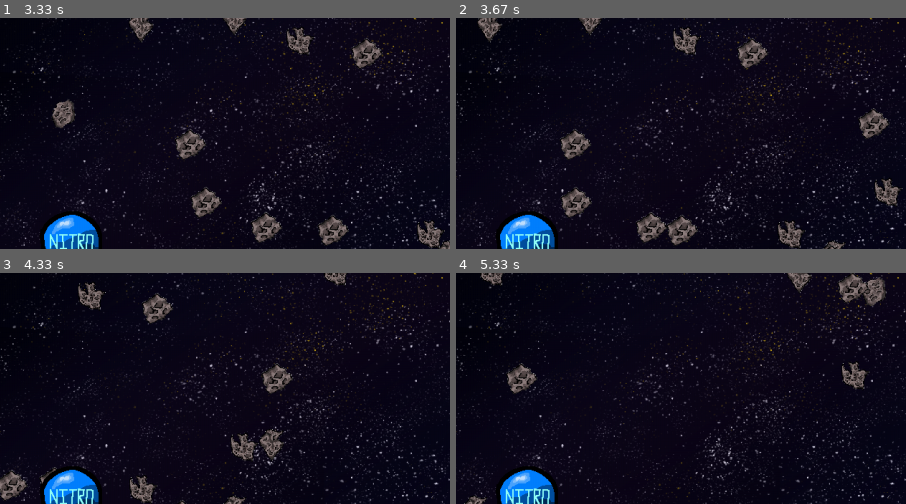
Above: before the commit, frames 1-4 (two rows, left to right).
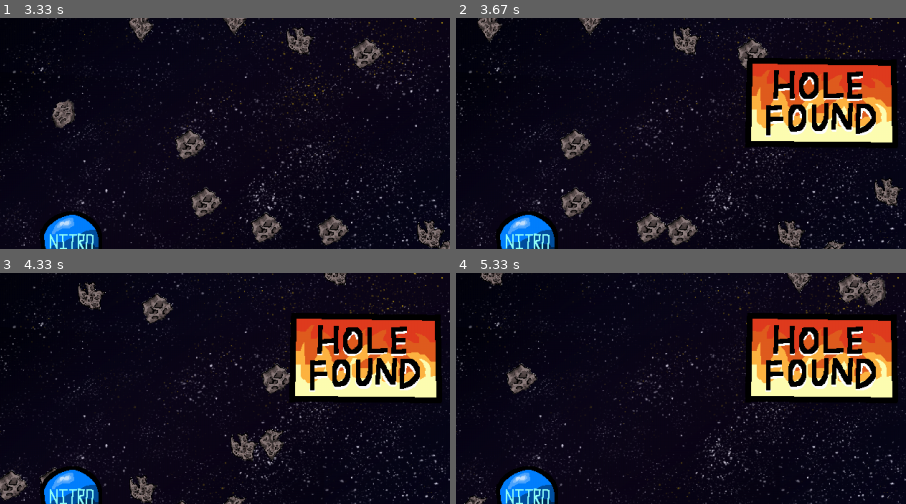
Above: after the commit, the same moments.

Repository: shar1738/SPDS-Pygame
Game: pygame game, started from Scene/exterior.py
Two runs of this game, one before a commit and one after it. Both use one fixed random seed, a clock stepped at 60 frames per second and the inputs below.
Inputs:
- Up to frame 1 (3.33 s): tap Space at 0.33 s; hold Up 1.17-1.63 s; hold Right 1.67-2.13 s; hold Left 2.17-2.7 s; hold Down 2.73-3.03 s; hold Left from 3.07 s (still down)
- Up to frame 2 (3.67 s): release Left at 3.47 s; hold Up from 3.5 s (still down)
- Up to frame 3 (4.33 s): release Up at 3.87 s; hold Right from 3.9 s (still down)
- Up to frame 4 (5.33 s): release Right at 4.53 s; hold Down 4.57-4.93 s; hold Left from 4.97 s (still down)
The pictures show only the part of the screen within x 9-59%, y 33-83%; the shares and areas given below are measured in that part.

Frame 1 is identical in both runs. In frame 2, 9.3% of the frame differs, in the area x 64-99%, y 17-57%; in frame 3, 9.2%; in frame 4, 9.3%.

Commit message:
hole pop up working FINALLY and more interior stuff

Diff:
--- a/Entities/asteroids.py
+++ b/Entities/asteroids.py
@@ -3,87 +3,82 @@
 from functions import Animation
 import settings as S
 
-
 IS_INV = False
+ASTEROID_SIZE = (50, 50)
+INV_DURATION_FRAMES = 120  # 2 seconds at 60 FPS
+DAMAGE_AMOUNT = 25
 
 # Configuration for asteroid assets
 ASSET_CONFIG = {
     f"asteroid{i}": {
         "paths": [f"Assets/images/asteroid{i}.png"],
-        "size": (50, 50),
+        "size": ASTEROID_SIZE,
         "hitbox_offset": (12.5, 12.5, 25, 25),
     }
     for i in range(1, 5)
 }
 
+
 class Asteroids:
     def __init__(self):
-        # Preload one-frame animations for each asteroid type
-        self.assets = {}
-        for name, cfg in ASSET_CONFIG.items():
-            anim = Animation(cfg["paths"], cfg.get("speed", 0.1), cfg.get("size"))
-            self.assets[name] = {
-                "image": anim.get_current_frame(),
+        self.assets = {
+            name: {
+                "image": Animation(cfg["paths"], cfg.get("speed", 0.1), cfg["size"]).get_current_frame(),
                 "hitbox_offset": cfg["hitbox_offset"],
             }
+            for name, cfg in ASSET_CONFIG.items()
+        }
 
-        self.asteroid_list  = []
-        self.spawn_timer    = 0      # ms until next spawn
+        self.asteroid_list = []
+        self.spawn_timer = 0
         self.spawn_interval = 150
         self.is_inv = IS_INV
         self.inv_timer = 0
         self.can_spawn = True
 
-
     def calc_right(self):
-        return S.SCREEN_WIDTH + 50
+        """Return the rightmost off-screen spawn position for asteroids."""
+        return S.SCREEN_WIDTH + ASTEROID_SIZE[0]
 
     def spawn_rand(self, amount=1):
+        """Spawn a random number of asteroids."""
         for _ in range(amount):
             name, data = random.choice(list(self.assets.items()))
-            img         = data["image"]
-            offset      = data["hitbox_offset"]
+            img = data["image"]
+            offset = data["hitbox_offset"]
 
             x = self.calc_right()
             y = random.randint(0, S.SCREEN_HEIGHT - img.get_height())
             speed = random.uniform(3, 5)
 
             self.asteroid_list.append({
-                "image":        img,
-                "pos":          [x, y],
-                "speed":        speed,
+                "image": img,
+                "pos": [x, y],
+                "speed": speed,
                 "hitbox_offset": offset,
             })
 
-
-    def calculate_hitbox(self, pos, offset):
+    @staticmethod
+    def calculate_hitbox(pos, offset):
+        """Return a pygame.Rect for the asteroid's hitbox based on offset."""
         ox, oy, w, h = offset
-        return pg.Rect(
-            int(pos[0] + ox),
-            int(pos[1] + oy),
-            int(w),
-            int(h)
-        )
+        return pg.Rect(int(pos[0] + ox), int(pos[1] + oy), int(w), int(h))
 
     def update(self, dt):
-        """
-        Advance spawn timer and generate new asteroids as needed.
-        """
+        """Advance spawn timer and generate new asteroids as needed."""
         self.spawn_timer -= dt
-        if self.spawn_timer <= 0 and self.can_spawn == True:
+        if self.spawn_timer <= 0 and self.can_spawn:
             self.spawn_timer += self.spawn_interval
             self.spawn_rand(1)
 
-
     def update_and_draw(self, screen, ship):
         """
-        Move asteroids, test collisions with `ship`, draw them,
-        handle game over, and remove any that collided or went off-screen.
+        Move asteroids, check collisions with the ship, draw them,
+        and clean up those that go off-screen or collide.
         """
         if pg.display.get_surface() is None:
             return
 
-        # Decrease invulnerability timer
         if self.is_inv:
             self.inv_timer -= 1
             if self.inv_timer <= 0:
@@ -92,15 +87,13 @@
         to_remove = []
 
         for a in self.asteroid_list:
-            # Move left; speed up if ship is boosting
+            # Move left; faster if ship is boosting
             speed_factor = 1.5 if getattr(ship, 'is_boosting', False) else 1.0
             a["pos"][0] -= a["speed"] * speed_factor
 
-            # Collision detection using pixel-perfect masks
             asteroid_mask = pg.mask.from_surface(a["image"])
             asteroid_rect = a["image"].get_rect(topleft=(int(a["pos"][0]), int(a["pos"][1])))
 
-            # Compute the offset between the ship and asteroid for mask overlap
             offset = (
                 asteroid_rect.left - ship.rect.left,
                 asteroid_rect.top - ship.rect.top
@@ -108,25 +101,22 @@
 
             if ship.mask.overlap(asteroid_mask, offset):
                 if not self.is_inv:
-                    ship.take_damage(25)
+                    ship.take_damage(DAMAGE_AMOUNT)
                     ship.is_damaged = True
                     ship.damage_timer = 0.5
 
                     self.is_inv = True
-                    self.inv_timer = 120  # e.g., 2 seconds at 60 FPS
+                    self.inv_timer = INV_DURATION_FRAMES
 
                 to_remove.append(a)
                 continue
 
-            # Off-screen cleanup
             if asteroid_rect.right < 0:
                 to_remove.append(a)
                 continue
 
-            # Draw asteroid
             screen.blit(a["image"], (int(a["pos"][0]), int(a["pos"][1])))
 
-        # Cleanup
         for a in to_remove:
             if a in self.asteroid_list:
                 self.asteroid_list.remove(a)
--- a/Entities/ship.py
+++ b/Entities/ship.py
@@ -152,6 +152,26 @@
         self.pos.x = 150
         w, h = pg.display.get_surface().get_size()
         self.pos.y = max(0, min(h, self.pos.y))
+
+        # Update mask and rect for collision
+        current_frame = (
+            self.override_image if self.override_image else
+            self.damage_anim.get_current_frame() if self.is_damaged else
+            self.boost_anim.get_current_frame() if self.is_boosting else
+            self.basic_anim.get_current_frame()
+        )
+        rotated = pg.transform.rotozoom(current_frame, -self.angle, 1)
+        self.image = rotated
+        self.rect = rotated.get_rect(center=self.pos)
+
+        # Create and rotate hitbox
+        hitbox_surface = pg.Surface((self.hitbox_length, self.hitbox_height), pg.SRCALPHA)
+        pg.draw.rect(hitbox_surface, (255, 255, 255), (0, 0, self.hitbox_length, self.hitbox_height))
+        rotated_hitbox = pg.transform.rotozoom(hitbox_surface, -self.angle, 1)
+        offset_vector = pg.Vector2(200, 0).rotate(-self.angle)
+        self.mask = pg.mask.from_surface(self.image)
+        self.mask_rect = rotated_hitbox.get_rect(center=(self.pos + offset_vector))
+
 
     def draw(self, surface):
         # Update animation frame
@@ -177,17 +197,6 @@
         hitbox_surface = pg.Surface((self.hitbox_length, self.hitbox_height), pg.SRCALPHA)
         pg.draw.rect(hitbox_surface, (255, 255, 255), (0, 0, self.hitbox_length, self.hitbox_height))
 
-        # Apply same rotation to hitbox
-        rotated_hitbox = pg.transform.rotozoom(hitbox_surface, -self.angle, 1)
-
-        # Compute rotated offset vector for hitbox position
-        offset_x = 200  # distance forward from ship center
-        offset_vector = pg.Vector2(offset_x, 0).rotate(-self.angle)
-
-        # Store rotated mask and rect at correct hitbox position
-        self.mask = pg.mask.from_surface(self.image)
-        self.mask_rect = rotated_hitbox.get_rect(center=(self.pos + offset_vector))
-
         # Draw ship
         surface.blit(self.image, self.rect.topleft)
 
--- a/Scene/exterior.py
+++ b/Scene/exterior.py
@@ -39,7 +39,10 @@
         self.asteroids.spawn_rand(5)
         self.is_inv = IS_INV
         self.spawn_aster = True
-
+        self.hole_shown = False  # Has the hole image been triggered?
+        self.hole_start_time = None  # When did the image start showing?
+
+        #start of ui bs
         self.delivered_img  = pg.image.load("Assets/images/ui/garage_(delivered).png").convert_alpha()
         self.delivered_rect = self.delivered_img.get_rect(
             topright=(SCREEN_WIDTH + 1500, 0)
@@ -61,6 +64,7 @@
         self.costumer_lbl_info = EXT_UI_ELEMENTS["costumer_label"]
         self.pizza_timer_info = EXT_UI_ELEMENTS["pizza_timer"]
         self.esc_info = EXT_UI_ELEMENTS["esc_ship"]
+        self.hole_info = EXT_UI_ELEMENTS["hole"]
         self.font = pg.font.SysFont(None, 30)
 
         self.ui_health_img = load_scaled_image(self.health_info["paths"][0], self.health_info["size"])
@@ -68,6 +72,7 @@
         self.costumer_lbl_img = load_scaled_image(self.costumer_lbl_info["paths"][0], self.costumer_lbl_info["size"])
         self.esc_ship_img = load_scaled_image(self.esc_info["paths"][0], self.esc_info["size"])
         self.ui_costumer_img = load_scaled_image(self.costumer_info["paths"][random.randint(0, len(self.costumer_info["paths"]) - 1)],self.nitro_info["size"])
+        self.hole_img = load_scaled_image(self.hole_info["paths"][0], self.hole_info["size"])
 
         # Preload pizza timer frames
         self.pizza_timer_frames = [
@@ -84,7 +89,7 @@
         self.ui_costumer_rect = self.ui_costumer_img.get_rect(topright=(SCREEN_WIDTH, 0))
         self.costumer_lbl_rect = self.costumer_lbl_img.get_rect(topright=(SCREEN_WIDTH, 100))
         self.esc_ship_rect = self.esc_ship_img.get_rect(bottomright=(SCREEN_WIDTH - 10, SCREEN_HEIGHT - 10))
-
+        self.hole_rect = self.hole_img.get_rect(center=(SCREEN_WIDTH // 2, SCREEN_HEIGHT // 2))
 
         self.ui_health_rect = self.ui_health_img.get_rect(bottomleft=(10, SCREEN_HEIGHT - 10))
         self.ui_nitro_rect = self.ui_nitro_img.get_rect(bottomleft=(self.ui_health_rect.right + 10, SCREEN_HEIGHT - 50))
@@ -93,6 +98,7 @@
         # — health bar as before —
         max_health = 150
         step = 25
+
         index = min(
             len(self.health_info["paths"]) - 1,
             (max_health - self.player_health) // step
@@ -137,8 +143,6 @@
                 if hasattr(self, "run_out_time"):
                     del self.run_out_time
 
-
-
     def game_over(self, path):
         game_over_img = pg.image.load(path).convert_alpha()
         rect = game_over_img.get_rect(center=(SCREEN_WIDTH // 2, SCREEN_HEIGHT // 2))
@@ -154,12 +158,13 @@
         self.screen.blit(garage_img, rect.topleft)
         pg.display.flip()
 
+    def hole_detected(self):
+        if self.hole_start_time is None:
+            self.hole_start_time = time.time()
 
     def run(self):
         while True:
-            # dt in milliseconds
             dt_ms = self.clock.tick(FPS)
-            # convert to seconds
             dt = dt_ms / 1000.0
 
             for e in pg.event.get():
@@ -169,28 +174,21 @@
 
             keys = pg.key.get_pressed()
 
-            '''if keys[pg.K_ESCAPE]:
-                interior_running = True
-                #save the distance, time, and health in a dictionary
-                #load interior scene'''
-
             self.player_ship.update(keys, dt)
-
 
             if self.spawn_aster == False:
                 self.asteroids.update(dt_ms) == False
             else:
                 self.asteroids.update(dt_ms)
 
-            # health check
             self.player_health = self.player_ship.health
             if self.player_health <= 0:
                 self.game_over("Assets/images/ui/game_over.png")
 
-            # --- distance countdown ---
-            # base rate per second, doubled when boosting
+            if self.player_health == 125:
+                self.hole_detected()
+
             rate = DISTANCE_RATE * (2 if self.player_ship.is_boosting else 1)
-            # subtract distance this frame
             self.distance = max(0, self.distance - rate * dt)
 
             if self.distance <= 0:
@@ -198,10 +196,8 @@
                 if not self.show_delivery:
                     self.show_delivery = True
 
-            # update UI (timer, health bar, etc.)
             self.update_ui()
 
-            # draw everything
             self.screen.blit(self.background, (0, 0))
             self.player_ship.draw(self.screen)
             self.asteroids.update_and_draw(self.screen, self.player_ship)
@@ -213,7 +209,6 @@
             self.screen.blit(self.current_pizza_timer_img, self.pizza_timer_rect)
             self.screen.blit(self.esc_ship_img, self.esc_ship_rect)
 
-             # — draw distance text in top-left —
             dist_text = f"Distance to customer: {int(self.distance)}"
             text_surf = self.font.render(dist_text, True, (255, 255, 255))
             self.screen.blit(text_surf, (10, 10))
@@ -224,64 +219,48 @@
                 DELIVER_SPEED = 100
 
             if self.show_delivery:
-                # — 1) slide the garage into view —
                 if self.delivered_rect.right > SCREEN_WIDTH:
                     self.delivered_rect.x -= DELIVER_SPEED * dt
                 else:
-                    # clamp exactly at the edge
                     self.delivered_rect.right = SCREEN_WIDTH
-
-                    # — 2) once garage is fully in, spawn pizza at ship —
                     if not self.pizza_spawned:
-                        # draw call already happened, so rect is up to date
                         ship_center     = self.player_ship.rect.center
                         self.pizza_rect = self.pizza_img.get_rect(center=ship_center)
                         self.pizza_spawned = True
 
-                # blit the garage
                 self.screen.blit(self.delivered_img, self.delivered_rect)
 
-
                 if self.pizza_spawned:
-                    # Set target destination for the pizza
                     target_x, target_y = SCREEN_WIDTH - 700, SCREEN_HEIGHT - 500
                     self.target_xy = (target_x, target_y)
 
-                    # Get current pizza center
                     px, py = self.pizza_rect.center
-
-                    # Calculate direction vector toward target
                     dx = target_x - px
                     dy = target_y - py
                     distance = (dx**2 + dy**2) ** 0.5
 
                     if distance > 5:
-                        # Normalize and move pizza
                         dx /= distance
                         dy /= distance
                         self.pizza_rect.x += dx * PIZZA_SPEED * dt
                         self.pizza_rect.y += dy * PIZZA_SPEED * dt
                     else:
-                        # Snap to target when close
                         self.pizza_rect.center = self.target_xy
                         self.pizza_rot_speed = 0
 
                     if self.pizza_rect.center == self.target_xy:
                         self.game_over("Assets/images/ui/win_ui.png")
 
-                    # Spin the pizza
                     self.pizza_angle = (self.pizza_angle + self.pizza_rot_speed * dt) % 360
                     rotated = pg.transform.rotozoom(self.pizza_img, self.pizza_angle, 1.0)
                     rot_rect = rotated.get_rect(center=self.pizza_rect.center)
                     self.screen.blit(rotated, rot_rect.topleft)
 
-
-
-
-
+            # ✅ Hole image display during active 3-second window
+            if self.hole_start_time and time.time() - self.hole_start_time < 3:
+                self.screen.blit(self.hole_img, self.hole_rect)
 
             pg.display.flip()
-
 
 
 if __name__ == "__main__":
--- a/Scene/interior.py
+++ b/Scene/interior.py
@@ -1,6 +1,35 @@
 # Scene/interior.py
 import pygame as pg
 from settings import SCREEN_WIDTH, SCREEN_HEIGHT
+from functions import Animation
+import Entities.pizza_box
+import Entities.goo_gun
+
+SPACEMAN_MOVE_ANIMATION = {
+    "paths": [
+        "Assets/images/spaceman/spaceman1.png",
+        "Assets/images/spaceman/spaceman2.png",
+        "Assets/images/spaceman/spaceman3.png",
+    ],
+    "size":  (100, 100),
+    "speed": 0.15,
+}
+
+
+
+
+class Minigame:
+    pass
+
+cockpit_img = pg.image.load('Assets/images/cockpit.png')
+
+class Cockpit:
+    pass
+
+cargo_img = pg.image.load('Assets/images/storage.png')
+
+class Cargo:
+    pass
 
 class Interior:
     def __init__(self, screen):
--- a/data.py
+++ b/data.py
@@ -30,7 +30,13 @@
     "esc_ship": {
         "paths": ["Assets/images/ship/escape_interior.png"],
         "size": (200, 200)
+    },
+    "hole": {
+        "paths": ["Assets/images/ui/hole_found.png"],
+        'size': (256, 256)
     }
+
 }
 
+
 IS_DAMAGED = False
Binary file added: Assets/images/cockpit.PNG
Binary file added: Assets/images/minigame/cockpit_wall.PNG
Binary file added: Assets/images/minigame/goon_sealant.PNG
Binary file added: Assets/images/minigame/goop_texture_marker.PNG
Binary file added: Assets/images/minigame/hole_east.PNG
Binary file added: Assets/images/minigame/hole_north.PNG
Binary file added: Assets/images/minigame/hole_south.PNG
Binary file added: Assets/images/minigame/hole_west.PNG
Binary file added: Assets/images/minigame/storage_wall.PNG
Binary file added: Assets/images/spaceman/spaceman1.PNG
Binary file added: Assets/images/spaceman/spaceman2.PNG
Binary file added: Assets/images/spaceman/spaceman3.PNG
(and 5 more such lines)
